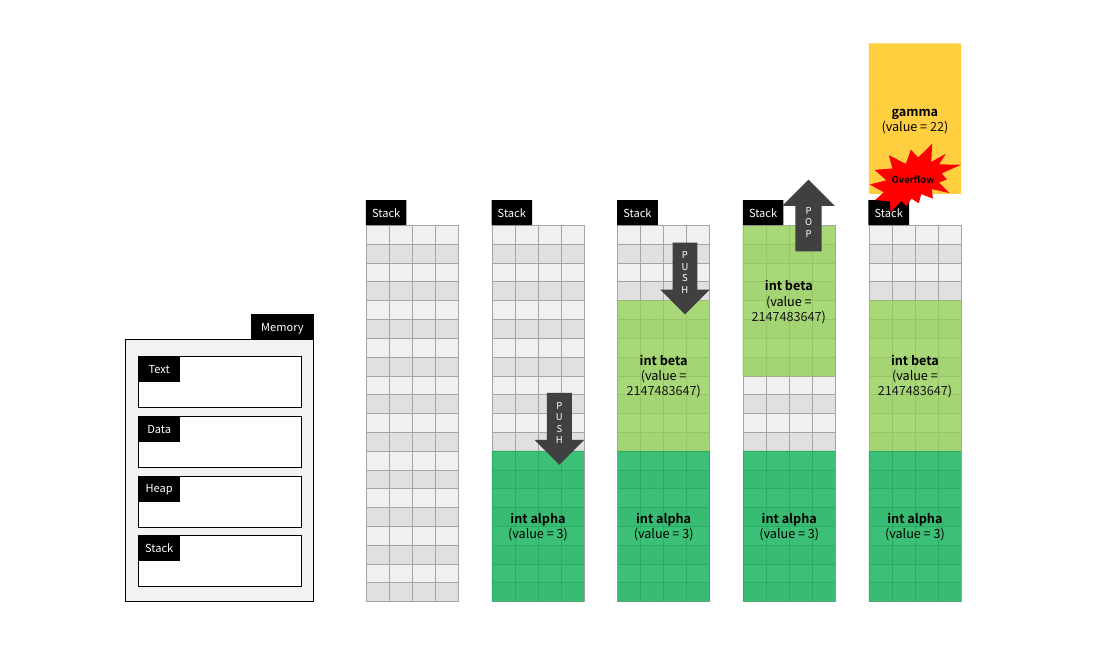
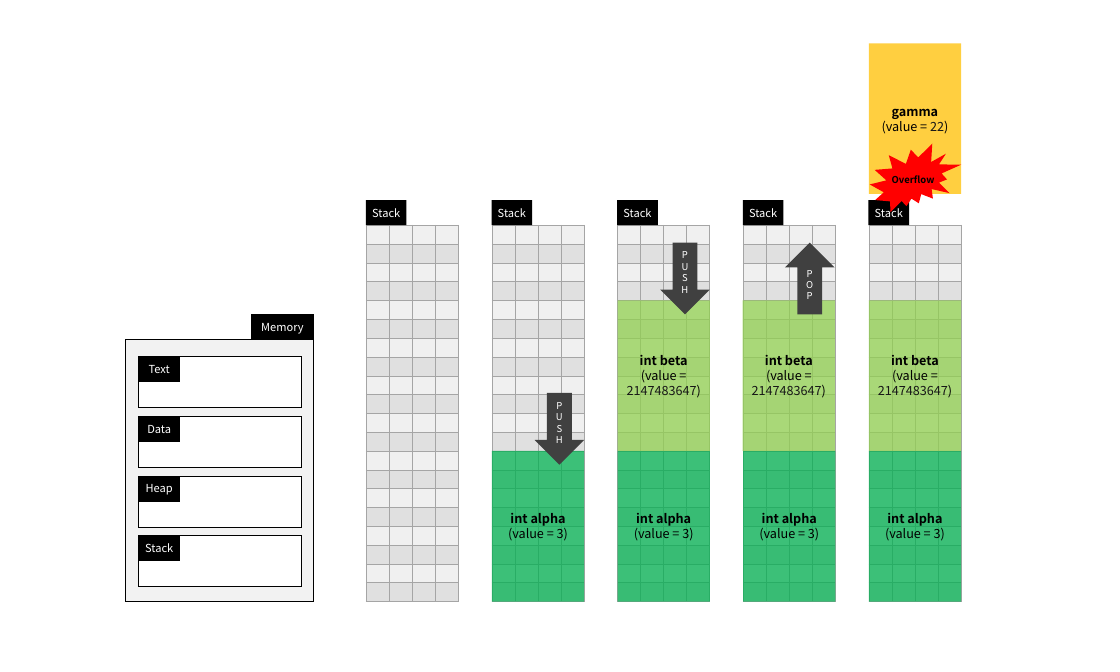
Before and after one commit to africalib/books, a slide deck: slide 2 of assets/pptx/diagrams.pptx. Drawn at 1120x672 pixels with LibreOffice and Linux fonts; fonts in the diff are those of the drawing. Boxes give left, top, right and bottom in pixels: in the first picture for what was removed or moved away, otherwise in the second. Text is boxed around its words. In the diff, an @@ line names an element or a change of style, - is before the commit and + after.

```diff
--- a/assets/pptx/diagrams.pptx
+++ b/assets/pptx/diagrams.pptx
@@ up arrow "P O P": place and size @@
-up arrow "P O P" at box(782, 180, 834, 251)
+up arrow "P O P" at box(785, 242, 834, 314)
@@ rectangle "int beta": place and size @@
-rectangle "int beta" at box(742, 226, 834, 377)
+rectangle "int beta" at box(742, 300, 834, 451)
```
Also in this commit, not shown: 7 other files.
